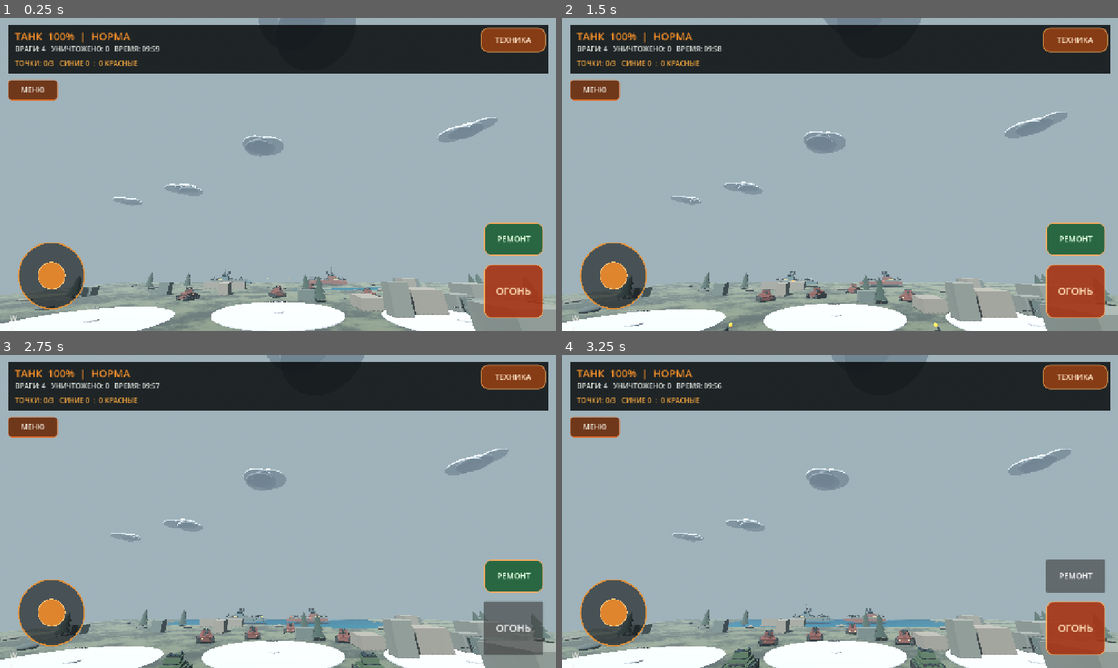
Above: before the commit, frames 1-4 (two rows, left to right).
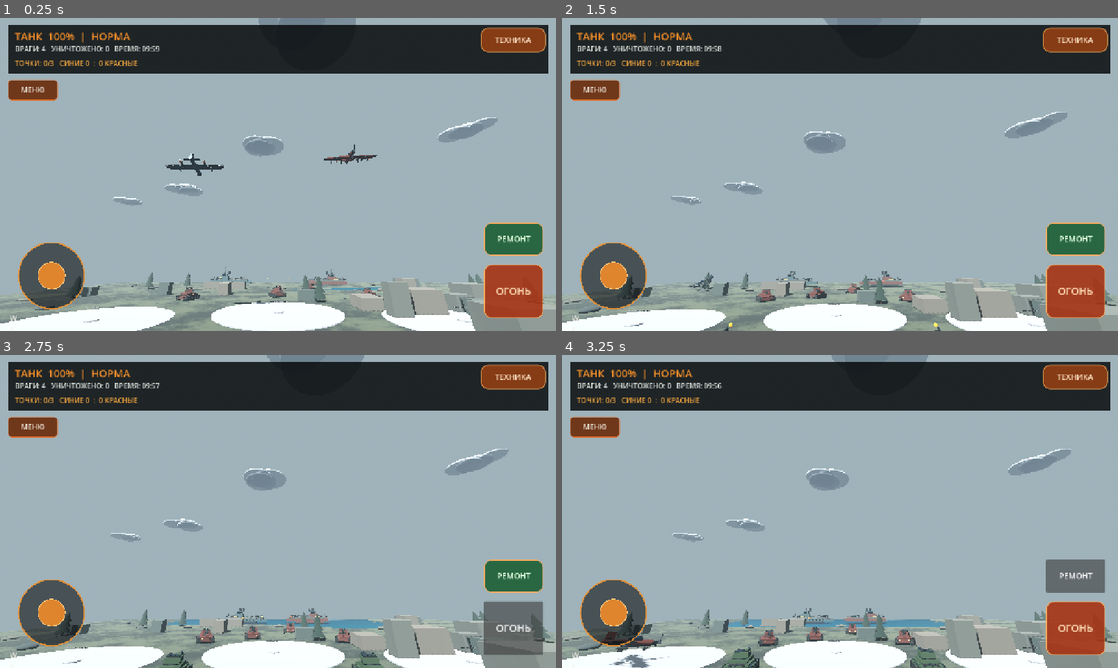
Above: after the commit, the same moments.

Repository: p87010834-ai/WAR-BATTLE-MOBILE
Game: Godot game, scene res://scenes/main.tscn
The game is run twice, just before and just after one commit, with the same random seed, the same clock (stepped at 60 frames per second) and the same inputs.
Inputs (mouse positions are in pixels of both pictures, inside the frame that each line leads up to):
- Up to frame 1 (0.25 s): no input
- Up to frame 2 (1.5 s): tap Enter at 0.5 s; drag from (612, 274) to (895, 105) at 0.52 s; drag from (728, 190) to (812, 237) at 1.27 s
- Up to frame 3 (2.75 s): click "ОГОНЬ" at 2 s
- Up to frame 4 (3.25 s): click "РЕМОНТ" at 2.75 s

The runs differ from the first frame. In frame 1, 0.5% of the frame differs, in the area x 29-69%, y 40-92%; in frame 2, less than 0.1%; in frame 3, less than 0.1%; in frame 4, 0.5%, in the area x 6-58%, y 79-100%.
Error before the commit: Parse Error: Cannot infer the type of "gear_x" variable because the value doesn't have a set type. (res://scripts/aircraft.gd:267)

Commit message:
Fix explicit aircraft model coordinate types

Diff:
--- a/godot/scripts/aircraft.gd
+++ b/godot/scripts/aircraft.gd
@@ -264,7 +264,7 @@
 	var tyre_mat := _air_material(Color(0.025, 0.03, 0.032), 0.0, 0.96)
 	var hub_mat := _air_material(Color(0.24, 0.27, 0.29), 0.82, 0.38)
 	for side in [-1.0, 1.0]:
-		var gear_x := side * 2.05
+		var gear_x: float = side * 2.05
 		_air_cylinder(0.075, 0.82, Vector3(gear_x, -0.48, 0.48), Vector3(0, 0, side * -0.16), hub_mat, 12)
 		_air_cylinder(0.34, 0.17, Vector3(gear_x, -0.91, 0.48), Vector3(PI / 2.0, 0, PI / 2.0), tyre_mat, 20)
 		_air_cylinder(0.19, 0.19, Vector3(gear_x, -0.91, 0.48), Vector3(PI / 2.0, 0, PI / 2.0), hub_mat, 16)
@@ -281,7 +281,7 @@
 	var warning_mat := _air_material(Color(0.78, 0.36, 0.10), 0.18, 0.72)
 	for side in [-1.0, 1.0]:
 		for station in range(2):
-			var station_x := side * (2.95 + float(station) * 1.45)
+			var station_x: float = side * (2.95 + float(station) * 1.45)
 			_air_box(Vector3(0.22, 0.42, 0.34), Vector3(station_x, -0.39, 0.38), ordnance_mat)
 			_air_box(Vector3(0.12, 0.055, 0.62), Vector3(station_x, -0.61, 0.38), steel_air())
 			_air_cylinder(0.105, 1.28, Vector3(station_x, -0.79, 0.38), Vector3(PI / 2.0, 0, 0), ordnance_mat, 14)
@@ -292,7 +292,7 @@
 	# Wing access panels and recessed-looking inspection covers.
 	for side in [-1.0, 1.0]:
 		for panel_index in range(3):
-			var panel_x := side * (1.2 + float(panel_index) * 0.82)
+			var panel_x: float = side * (1.2 + float(panel_index) * 0.82)
 			_air_box(Vector3(0.48, 0.018, 0.34), Vector3(panel_x, -0.015, -0.28), dark)
 			_air_box(Vector3(0.34, 0.012, 0.025), Vector3(panel_x, -0.003, -0.43), steel_air())
 	# Antenna, pitot probe and small surface panels.
